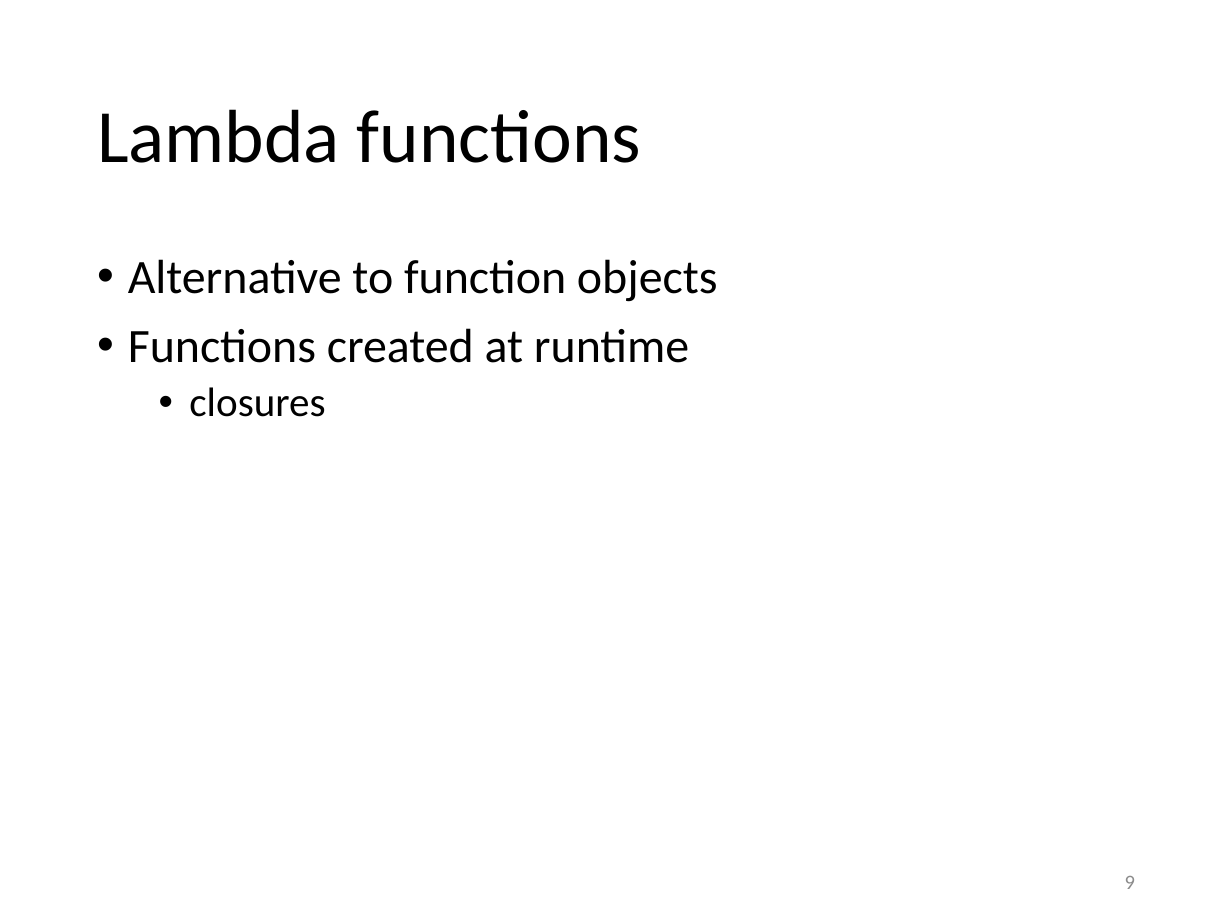
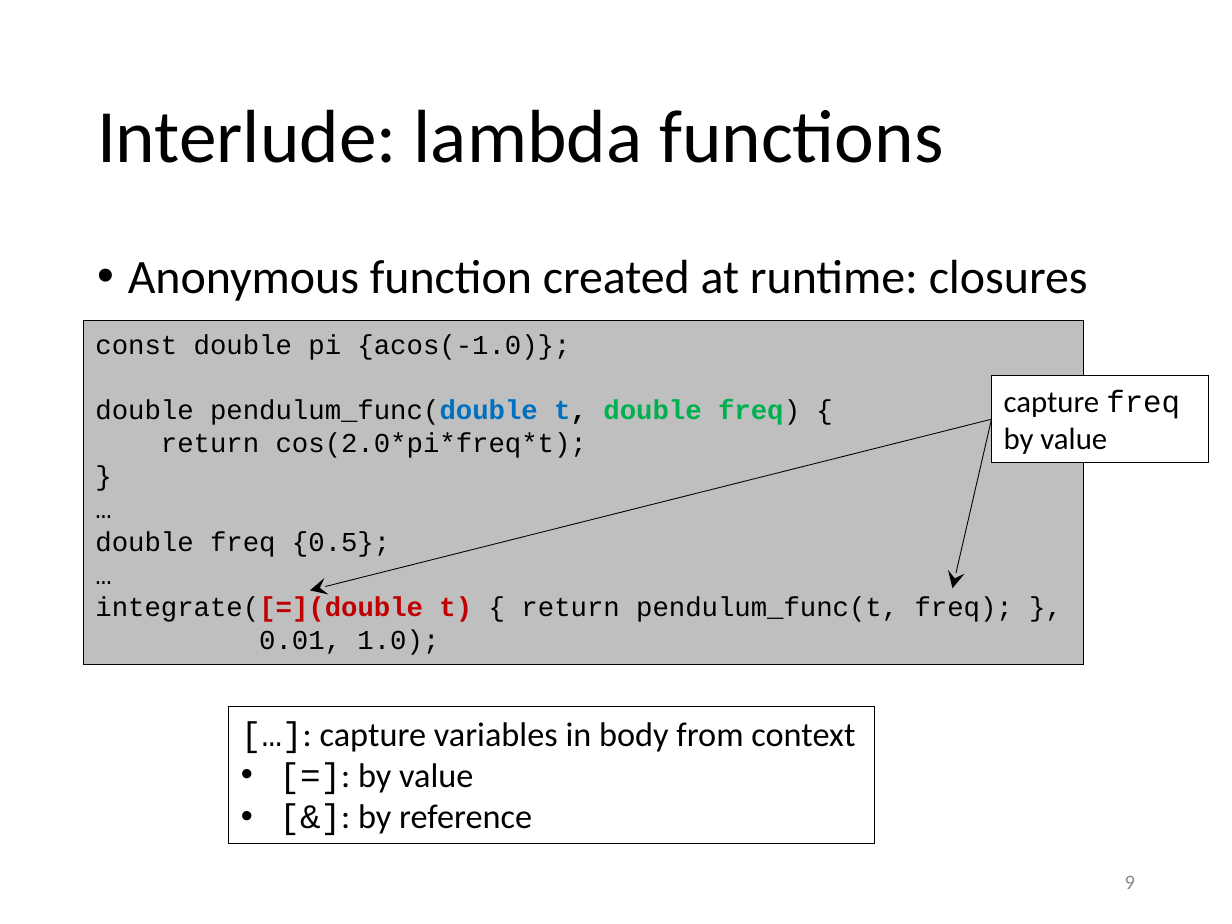
Before and after one commit to gjbex/training-material, a slide deck: slide 9 of CPlusPlus/05_essential_cpp_templates.pptx. Drawn at 1232x924 pixels with LibreOffice and Linux fonts; fonts in the diff are those of the drawing. Boxes give left, top, right and bottom in pixels: in the first picture for what was removed or moved away, otherwise in the second. Text is boxed around its words. In the diff, an @@ line names an element or a change of style, - is before the commit and + after.

Commit message:
Added slides on parameter binding and lambda functions

```diff
--- a/CPlusPlus/05_essential_cpp_templates.pptx
+++ b/CPlusPlus/05_essential_cpp_templates.pptx
@@ title at [97,109,943,163]: text changed @@
-Lambda functions
+Interlude: lambda functions
@@ text at [128,259,1088,301]: text changed @@
-• Alternative to function objects
-• Functions created at runtime
-  • closures
+• Anonymous function created at runtime: closures
@@ rectangle added at [84,320,1084,664], fill #BFBFBF, outline #000000 0.75 pt, 16 pt, text #000000 @@
+const double pi {acos(-1.0)};
+double pendulum_func(double t, double freq) {
+return cos(2.0*pi*freq*t);
+}
+…
+double freq {0.5};
+…
+integrate([=](double t) { return pendulum_func(t, freq); },
+0.01, 1.0);
@@ rectangle added at [992,376,1209,463], fill #FFFFFF, outline #000000 0.75 pt, 18 pt, text #000000 @@
+capture freq
+by value
@@ arrow added from (992, 419) to (310, 590), #000000 0.5 pt @@
@@ arrow added from (992, 419) to (952, 589), #000000 0.5 pt @@
@@ rectangle added at [229,706,875,843], outline #000000 0.75 pt, 20 pt, text #000000 @@
+[…]: capture variables in body from context
+• [=]: by value
+• [&]: by reference
```
Also in this commit, not shown: 1 other slide changed.
